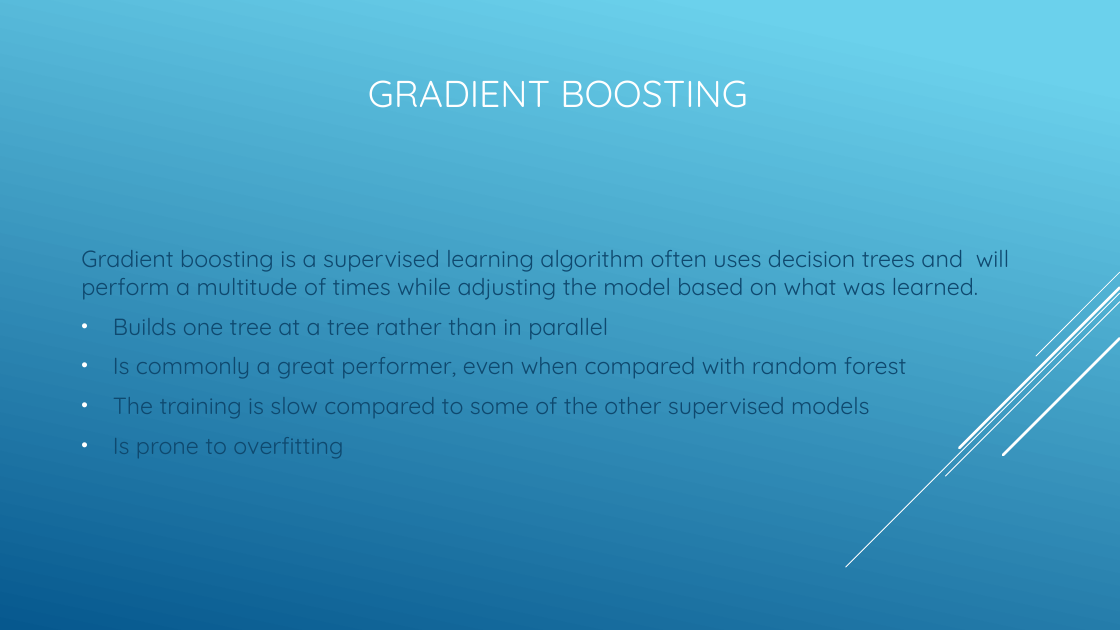
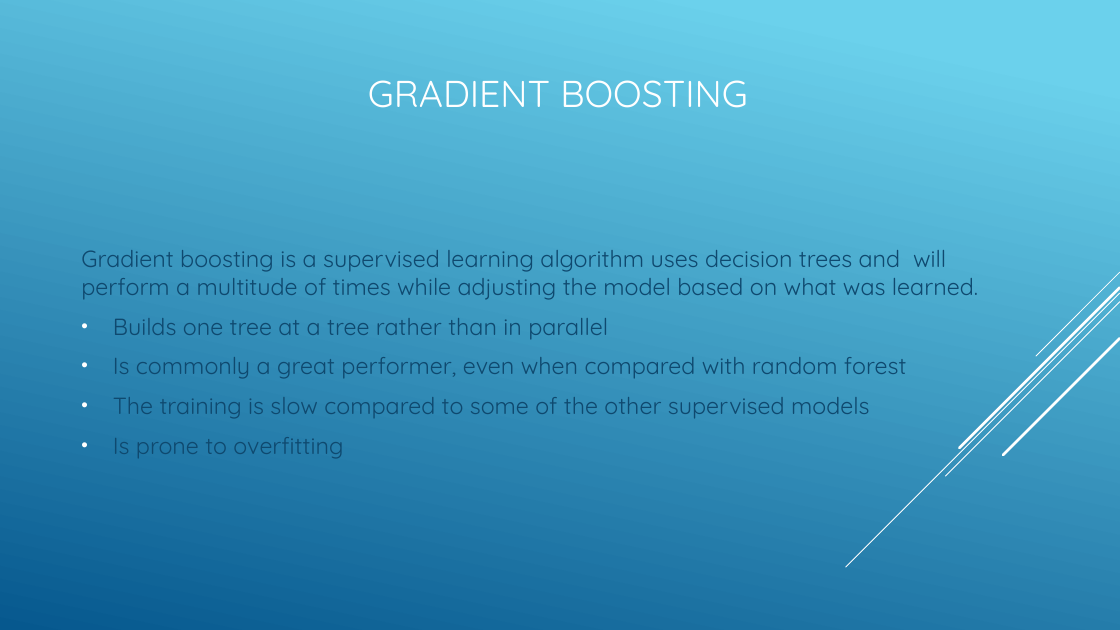
Before and after one commit to efuller11/Thinkful, a slide deck: slide 26 of New York Education System capstone.pptx. Drawn at 1120x630 pixels with LibreOffice and Linux fonts; fonts in the diff are those of the drawing. Boxes give left, top, right and bottom in pixels: in the first picture for what was removed or moved away, otherwise in the second. Text is boxed around its words. In the diff, an @@ line names an element or a change of style, - is before the commit and + after.

```diff
--- a/New York Education System capstone.pptx
+++ b/New York Education System capstone.pptx
@@ text at (81, 250, 978, 300): text changed @@
-Gradient boosting is a supervised learning algorithm often uses decision trees and will perform a multitude of times while adjusting the model based on what was learned.
+Gradient boosting is a supervised learning algorithm uses decision trees and will perform a multitude of times while adjusting the model based on what was learned.
```
Also in this commit, not shown: 14 other slides changed.
